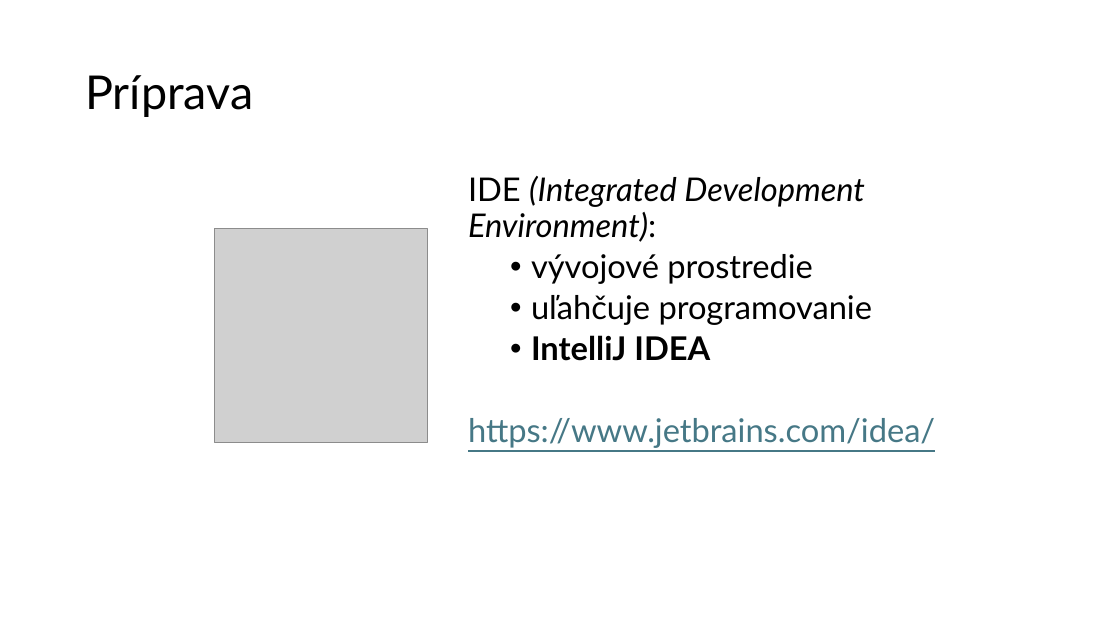
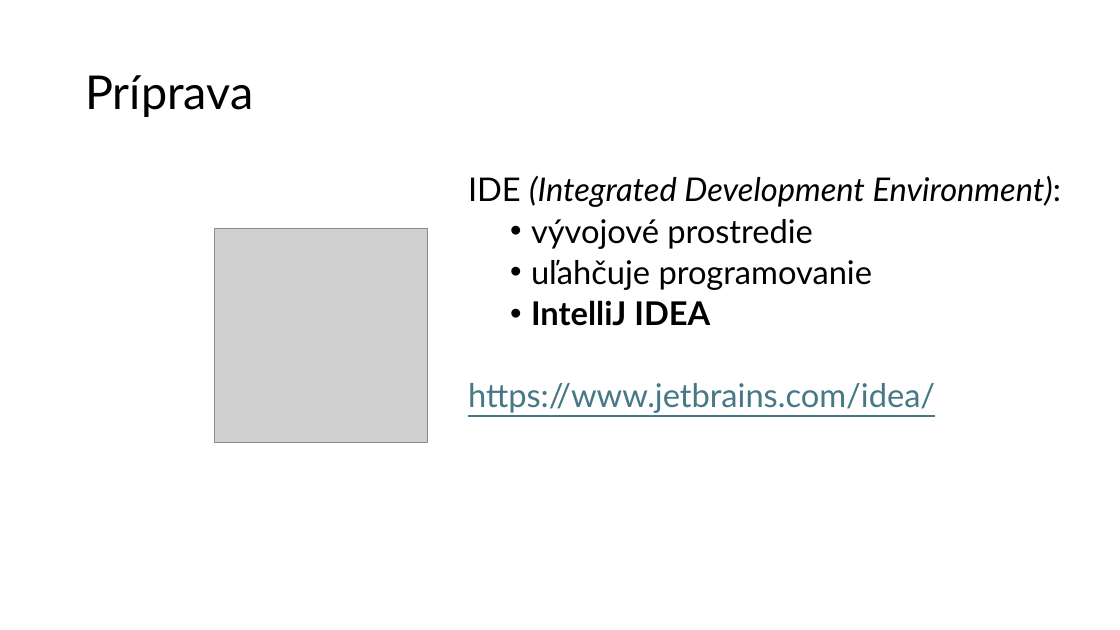
Before and after one commit to wagjo/oop, a slide deck: slide 5 of prezentacie/c01w.pptx (slide 4 before the commit). Drawn at 1120x630 pixels with LibreOffice and Linux fonts; fonts in the diff are those of the drawing; grey boxes stand for pictures. Boxes give left, top, right and bottom in pixels: in the first picture for what was removed or moved away, otherwise in the second. Text is boxed around its words. In the diff, an @@ line names an element or a change of style, - is before the commit and + after.

```diff
--- a/prezentacie/c01w.pptx
+++ b/prezentacie/c01w.pptx
@@ text "IDE (Integrated Development Environment):" rewrapped from [468,176,935,448] to [468,176,1061,413] @@
```
Also in this commit, not shown: 6 other slides changed, 1 slide added, 1 other file.
